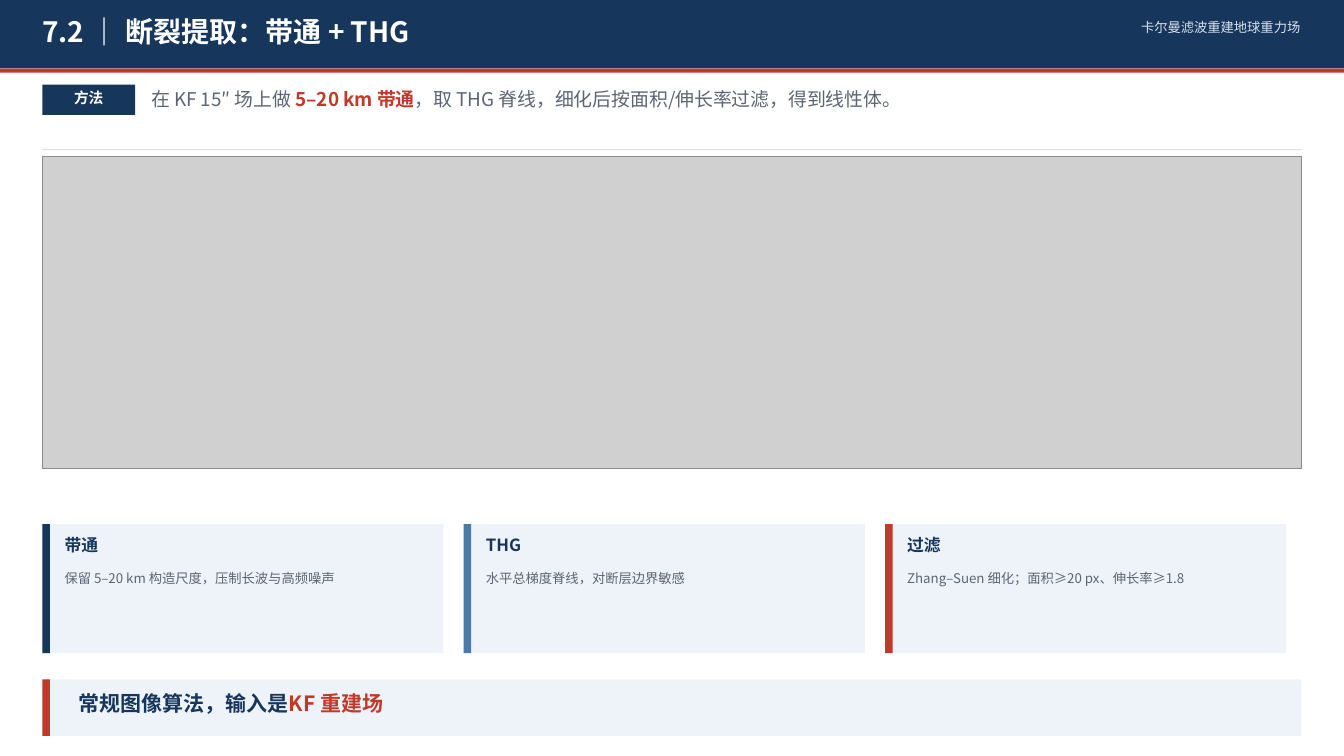
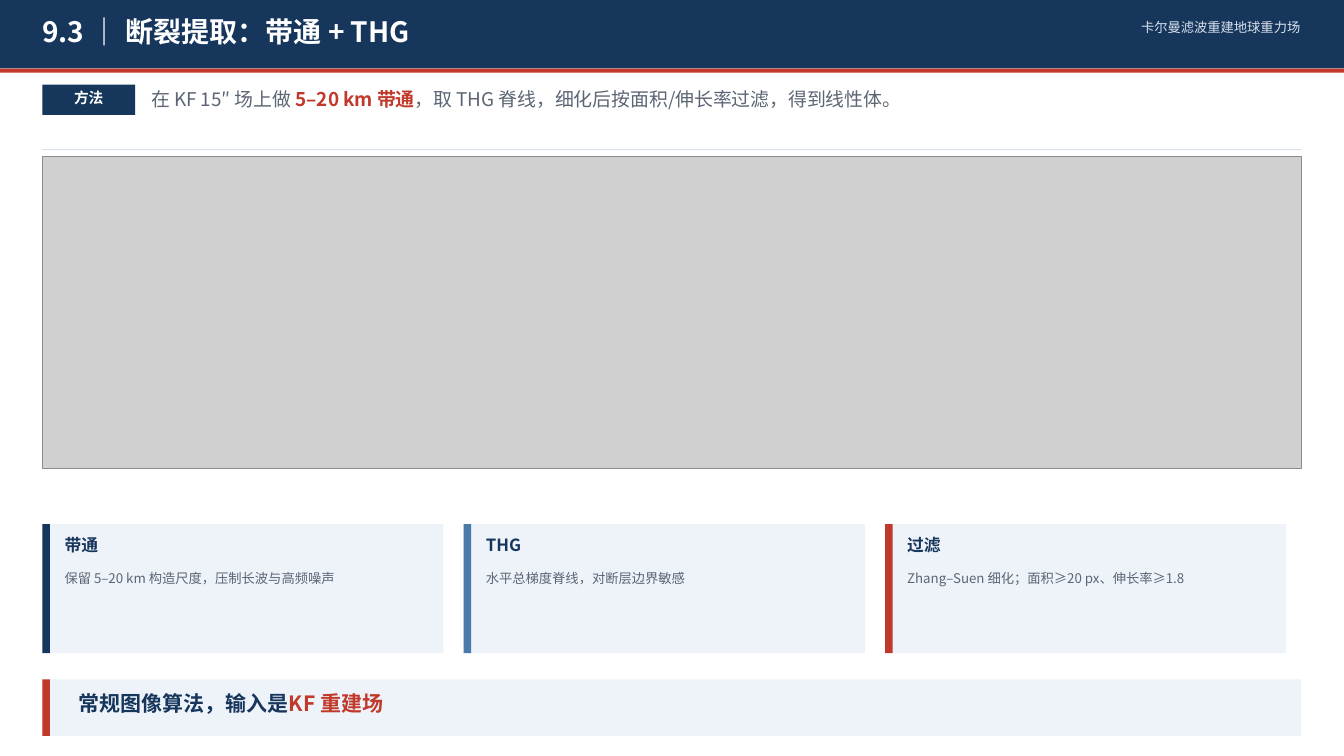
Before and after one commit to shuyunkai/kalman_gravity, a slide deck: slide 18 of ppt/卡尔曼滤波重建地球重力场_含研究内容.pptx. Drawn at 1344x756 pixels with LibreOffice and Linux fonts; fonts in the diff are those of the drawing; grey boxes stand for pictures. Boxes give left, top, right and bottom in pixels: in the first picture for what was removed or moved away, otherwise in the second. Text is boxed around its words. In the diff, an @@ line names an element or a change of style, - is before the commit and + after.

```diff
--- a/ppt/卡尔曼滤波重建地球重力场_含研究内容.pptx
+++ b/ppt/卡尔曼滤波重建地球重力场_含研究内容.pptx
@@ text at box(42, 18, 410, 45): text changed @@
-7.2 ｜ 断裂提取：带通 + THG
+9.3 ｜ 断裂提取：带通 + THG
```
Also in this commit, not shown: 8 other slides changed, 1 other file.
